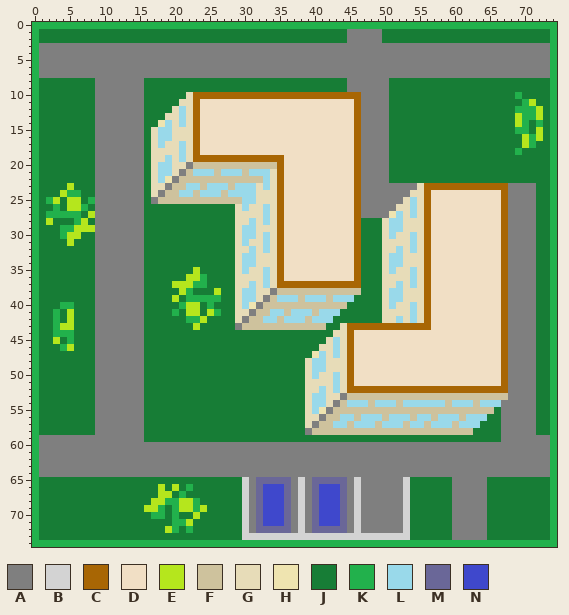
Edited in one commit: sprite sheet (src/Mirage.Urbanization.Resources/Tiles/Clusters/GrowthZones/Residential/d1_q1_n2_a1.png). Above: the version before the commit.
The file is 75x75 pixels. Colours within 5 levels of each other are drawn and written as one.
Palette (. is transparent): A #7f7f7f  B #d3d3d3  C #a86604  D #f1dfc5  E #b5e61d  F #cec29d  G #e7dcb8  H #efe4b0  J #177d36  K #22b14c  L #99d9ea  M #6a6798  N #3f48cc
After:
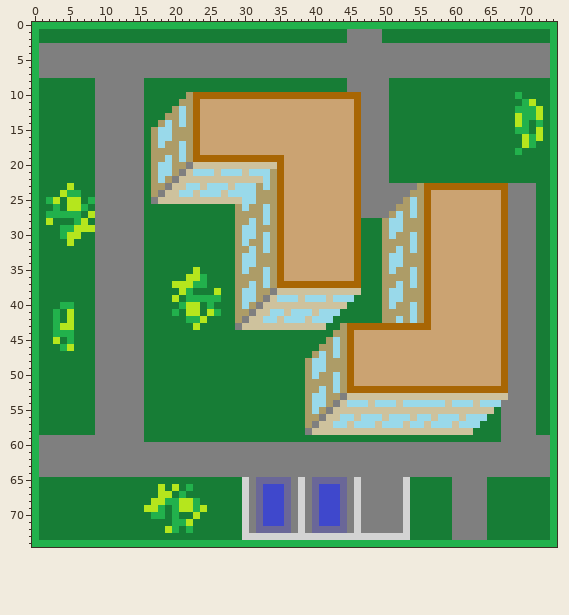
Edits made:
colour D: #f1dfc5 -> #cba372
colour G: #e7dcb8 -> #ad9c67
y 14: x 18 H -> G
y 22: x 19 H -> G
y 27: x 51 H -> G
y 40: x 31 H -> G
y 47: x 40 H -> G
y 55: x 41 H -> G
Pixel boxes of the changes (left, top, right, bottom) in both pictures:
changed: (151, 92, 501, 428)
